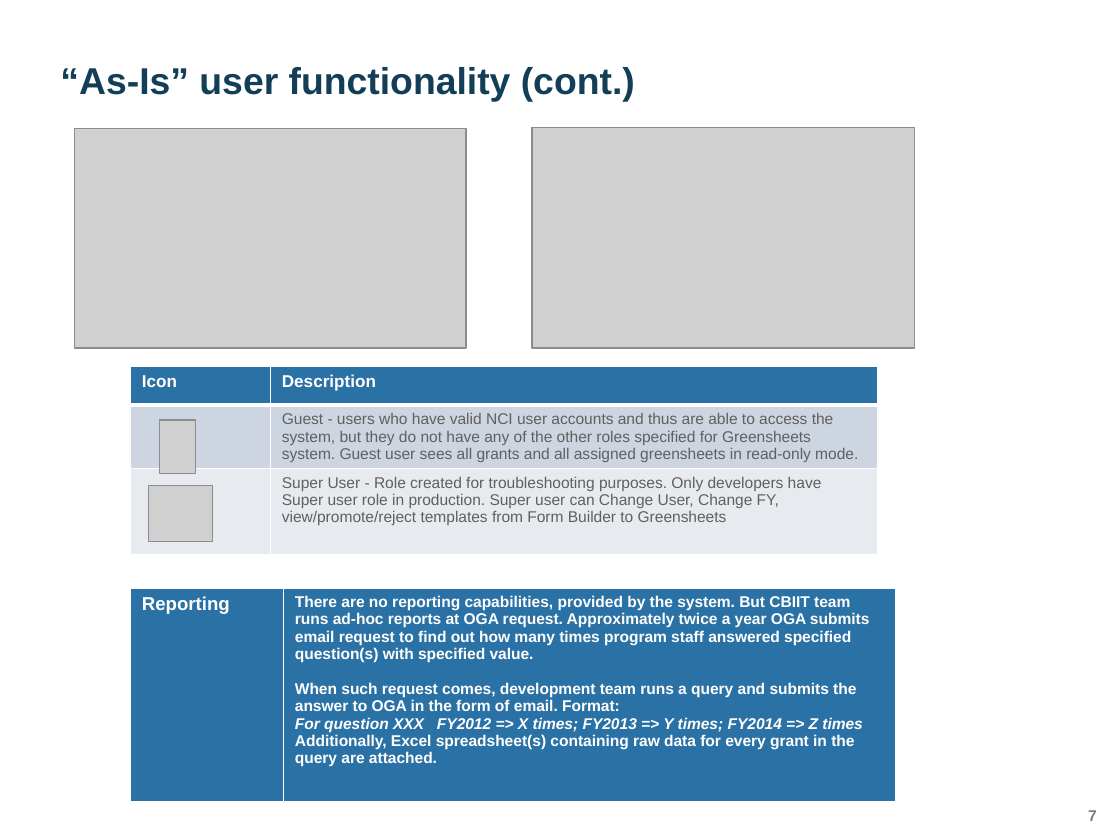
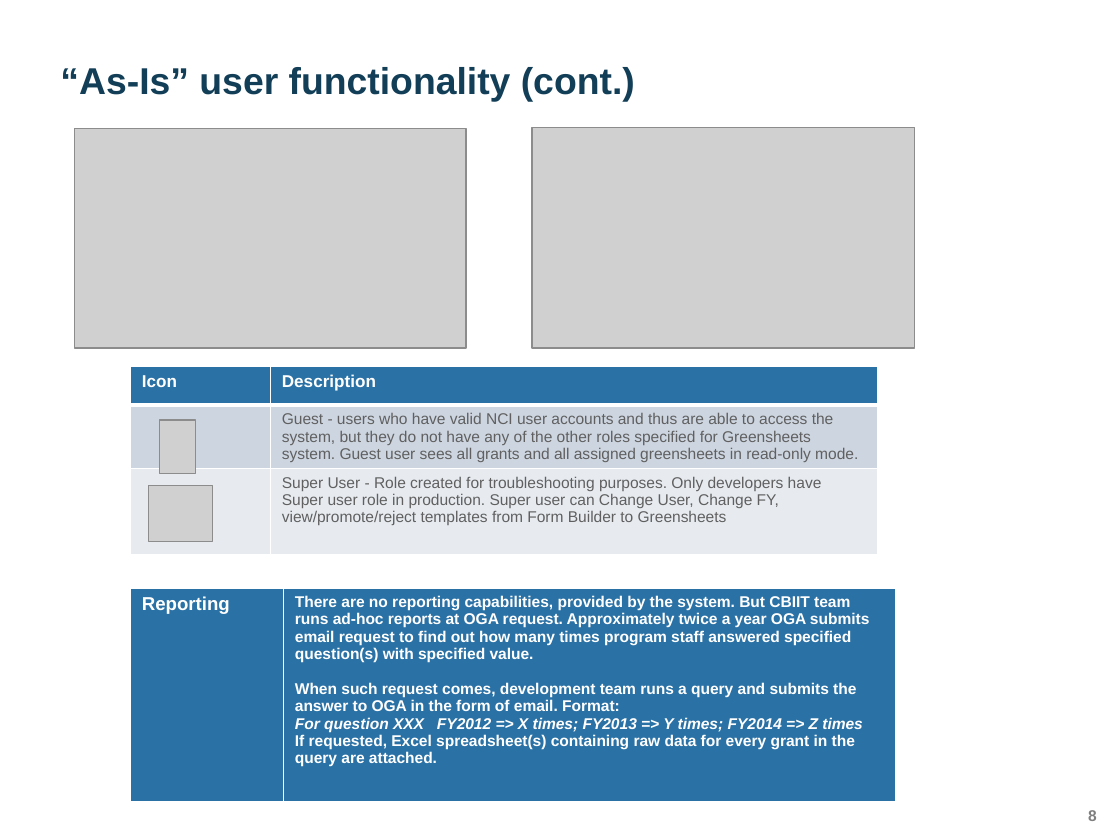
Before and after one commit to yaoh4/greensheets_classic, a slide deck: slide 8 of Requirements/Presentations/GreenSheets OGA presentation_version 1.pptx (slide 7 before the commit). Drawn at 1120x840 pixels with LibreOffice and Linux fonts; fonts in the diff are those of the drawing; grey boxes stand for pictures; background and template pictures are left out. Boxes give left, top, right and bottom in pixels: in the first picture for what was removed or moved away, otherwise in the second. Text is boxed around its words. In the diff, an @@ line names an element or a change of style, - is before the commit and + after.

```diff
--- a/Requirements/Presentations/GreenSheets OGA presentation_version 1.pptx
+++ b/Requirements/Presentations/GreenSheets OGA presentation_version 1.pptx
@@ table at [131,588,897,803] @@
-row 1, column 2: There are no reporting capabilities, provided by the system. But CBIIT team runs ad-hoc reports at OGA request. Approximately twice a year OGA submits email request to find out how many times program staff answered specified question(s) with specified value. / When such request comes, development team runs a query and submits the answer to OGA in the form of email. Format: / For question XXX FY2012 => X times; FY2013 => Y times; FY2014 => Z times / Additionally, Excel spreadsheet(s) containing raw data for every grant in the query are attached.
+row 1, column 2: There are no reporting capabilities, provided by the system. But CBIIT team runs ad-hoc reports at OGA request. Approximately twice a year OGA submits email request to find out how many times program staff answered specified question(s) with specified value. / When such request comes, development team runs a query and submits the answer to OGA in the form of email. Format: / For question XXX FY2012 => X times; FY2013 => Y times; FY2014 => Z times / If requested, Excel spreadsheet(s) containing raw data for every grant in the query are attached.
@@ page number at [1088,810,1097,821]: text changed @@
-7
+8
```
Also in this commit, not shown: 1 other slide changed, 2 slides added, 1 slide removed.
